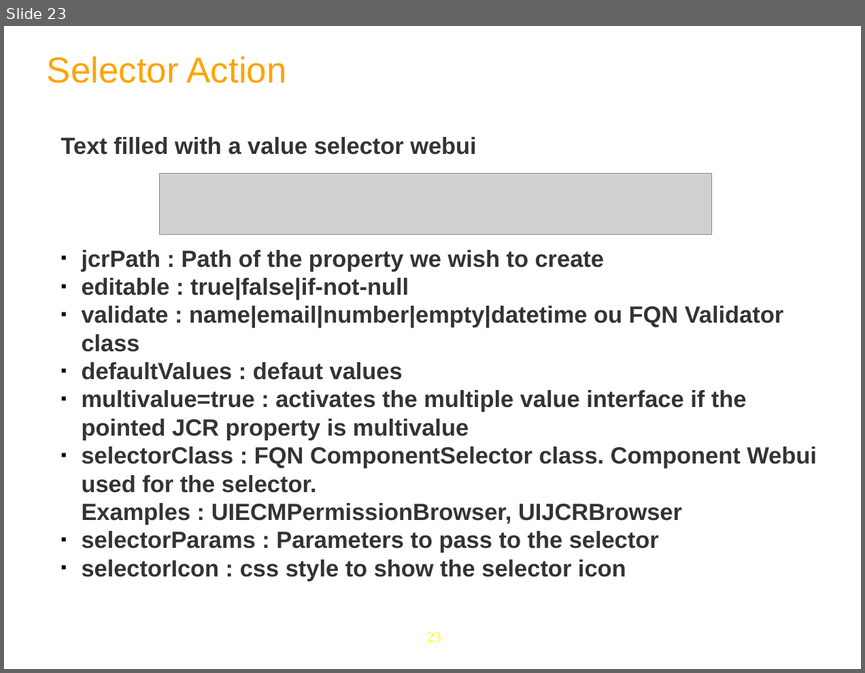
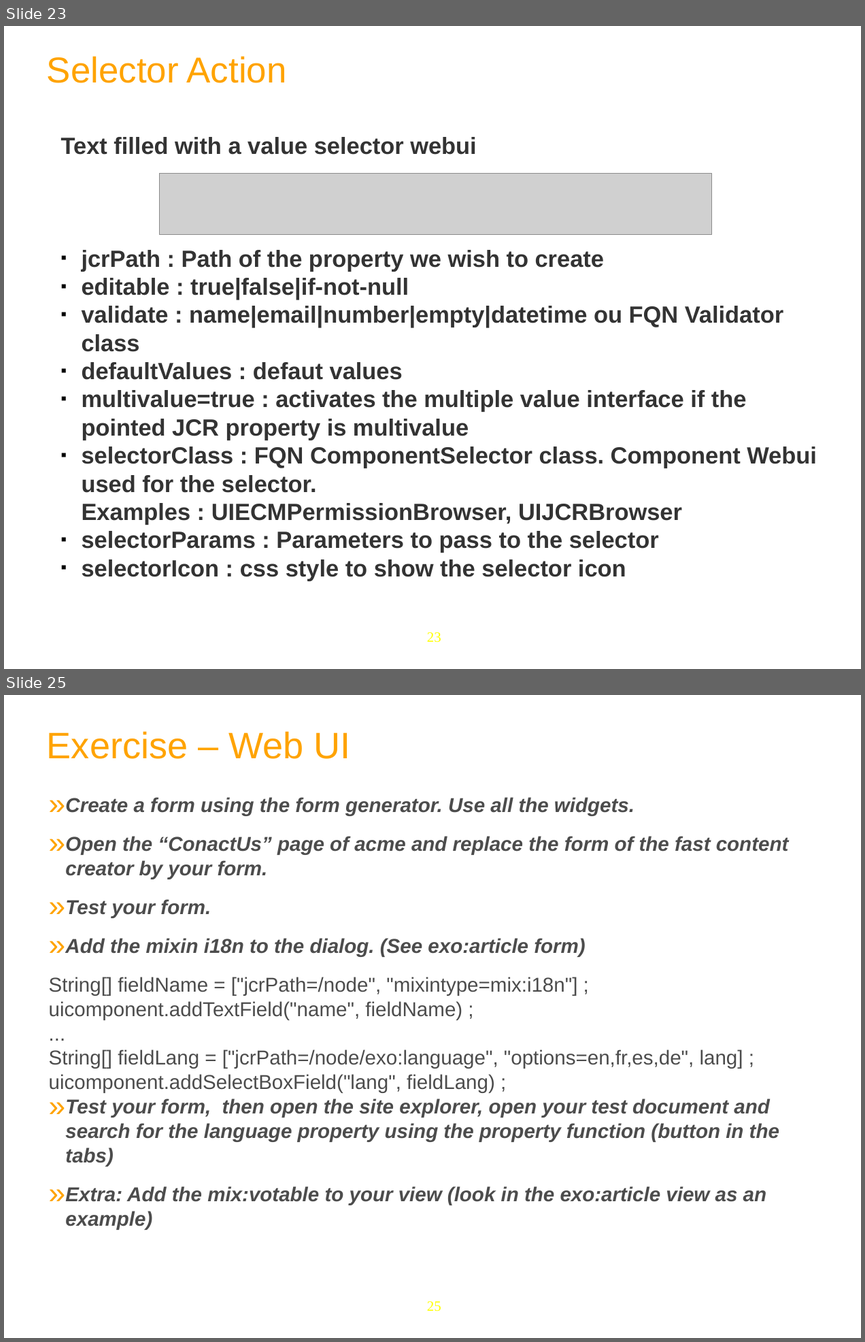
Before and after one commit to anhvurz90/training, a slide deck: exo-developer/460-dms/slides/460-DMS-XDev-en.ppt. Shown one above the other, each under a label of ours: slide 23 before the commit, slides 23 and 25 after it; the slides between them are not shown. The pictures are 865x673 and 865x1342 pixels, drawn with LibreOffice and Linux fonts; fonts in the diff are those of the drawing; grey boxes stand for pictures; background and template pictures are left out. Boxes give left, top, right and bottom in pixels: in the first picture for what was removed or moved away, otherwise in the second. Text is boxed around its words. In the diff, an @@ line names an element or a change of style, - is before the commit and + after.

```diff
--- a/exo-developer/460-dms/slides/460-DMS-XDev-en.ppt
+++ b/exo-developer/460-dms/slides/460-DMS-XDev-en.ppt
@@ slide 25 added at bbox=[4, 695, 861, 1338], background #FFFFFF; not listed: 1 template element that a slide beside it also shows @@
@@ text added at bbox=[47, 731, 351, 759], 44 pt, text #FFA300 @@
+Exercise – Web UI
@@ text added at bbox=[49, 797, 789, 1229], 24 pt, text #4C4C4C, bold, italic @@
+» Create a form using the form generator. Use all the widgets.
+» Open the “ConactUs” page of acme and replace the form of the fast content creator by your form.
+» Test your form.
+» Add the mixin i18n to the dialog. (See exo:article form)
+String[] fieldName = ["jcrPath=/node", "mixintype=mix:i18n"] ;
+uicomponent.addTextField("name", fieldName) ;
+...
+String[] fieldLang = ["jcrPath=/node/exo:language", "options=en,fr,es,de", lang] ;
+uicomponent.addSelectBoxField("lang", fieldLang) ;
+» Test your form, then open the site explorer, open your test document and search for the language property using the property function (button in the tabs)
+» Extra: Add the mix:votable to your view (look in the exo:article view as an example)
```
Also in this commit, not shown: 1 slide changed.
